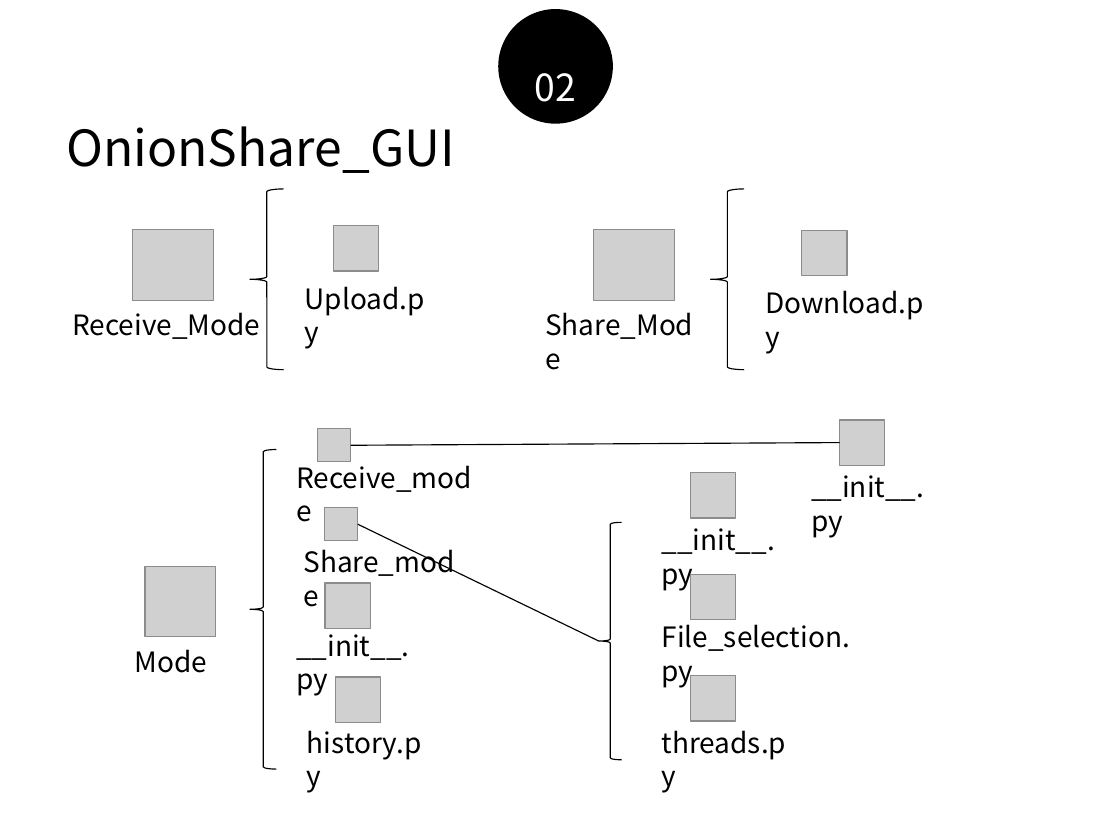
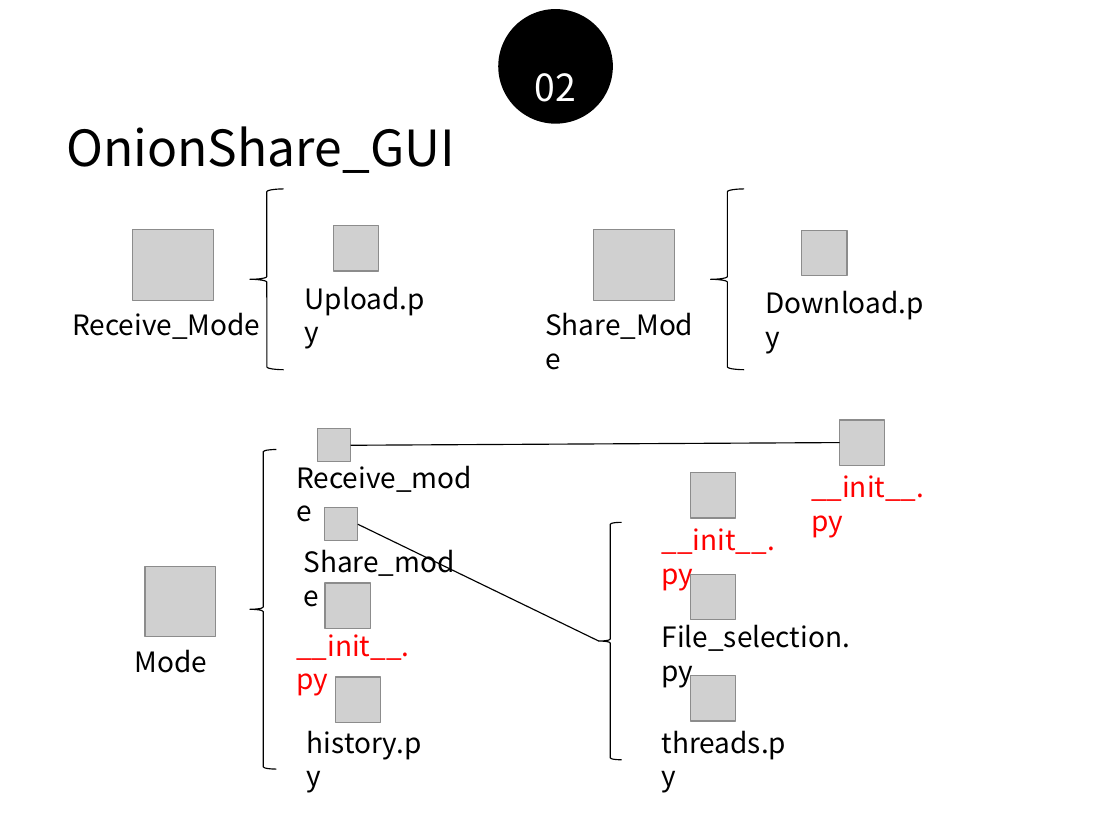
Before and after one commit to Ji-Ha/SW-TeamProject, a slide deck: slide 14 of 코드분석 및 PPT/공쏘 상세기능분석.pptx (slide 13 before the commit). Drawn at 1120x840 pixels with LibreOffice and Linux fonts; fonts in the diff are those of the drawing; grey boxes stand for pictures. Boxes give left, top, right and bottom in pixels: in the first picture for what was removed or moved away, otherwise in the second. Text is boxed around its words. In the diff, an @@ line names an element or a change of style, - is before the commit and + after.

```diff
--- a/코드분석 및 PPT/공쏘 상세기능분석.pptx
+++ b/코드분석 및 PPT/공쏘 상세기능분석.pptx
@@ text colour #000000 to #FF0000 in 3 elements at (x1=296, y1=628, x2=409, y2=696), (x1=811, y1=475, x2=924, y2=538), (x1=662, y1=528, x2=775, y2=592) @@
```
Also in this commit, not shown: 4 other slides changed, 1 slide added, 1 other file.
